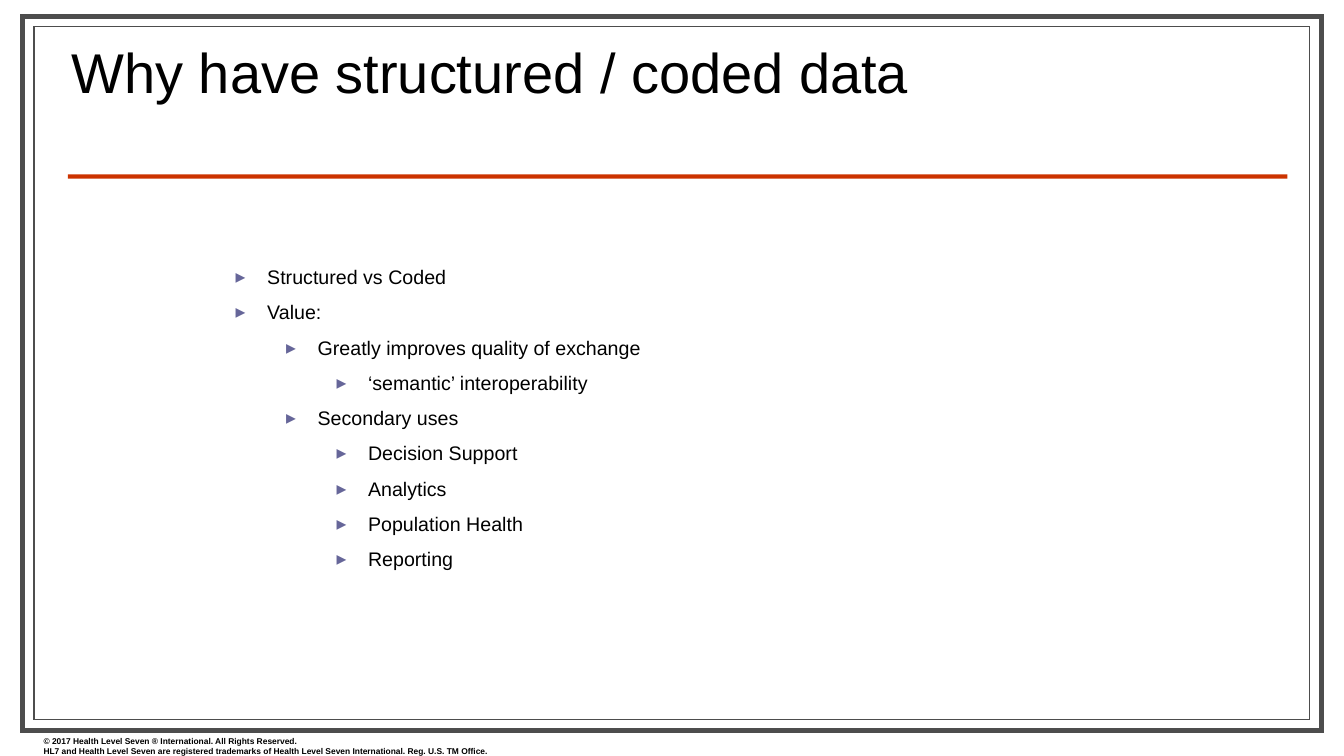
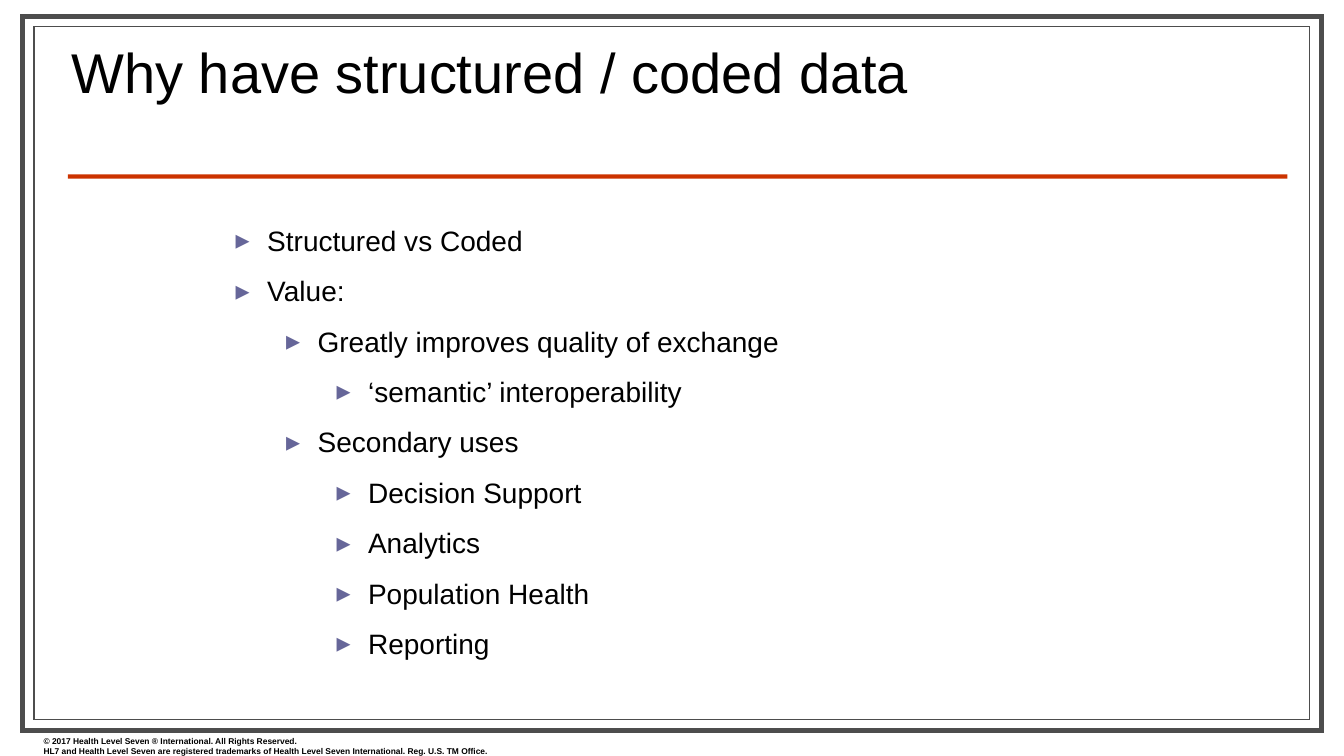
Before and after one commit to FHIR/documents, a slide deck: slide 29 of presentations/2018-01 Tutorials/Jan2018_FHIR for Clinicians.pptx (slide 30 before the commit). Drawn at 1344x756 pixels with LibreOffice and Linux fonts; fonts in the diff are those of the drawing; background and template pictures are left out. Boxes give left, top, right and bottom in pixels: in the first picture for what was removed or moved away, otherwise in the second. Text is boxed around its words. In the diff, an @@ line names an element or a change of style, - is before the commit and + after.

```diff
--- a/presentations/2018-01 Tutorials/Jan2018_FHIR for Clinicians.pptx
+++ b/presentations/2018-01 Tutorials/Jan2018_FHIR for Clinicians.pptx
@@ text "Structured vs Coded": place and size @@
-text "Structured vs Coded" at [267,269,640,570]
+text "Structured vs Coded" at [267,230,779,659]
@@ text "Structured vs Coded" at [267,230,779,659]: size 14 to 20 pt @@
```
Also in this commit, not shown: 9 other slides changed, 3 slides added, 3 slides removed.
